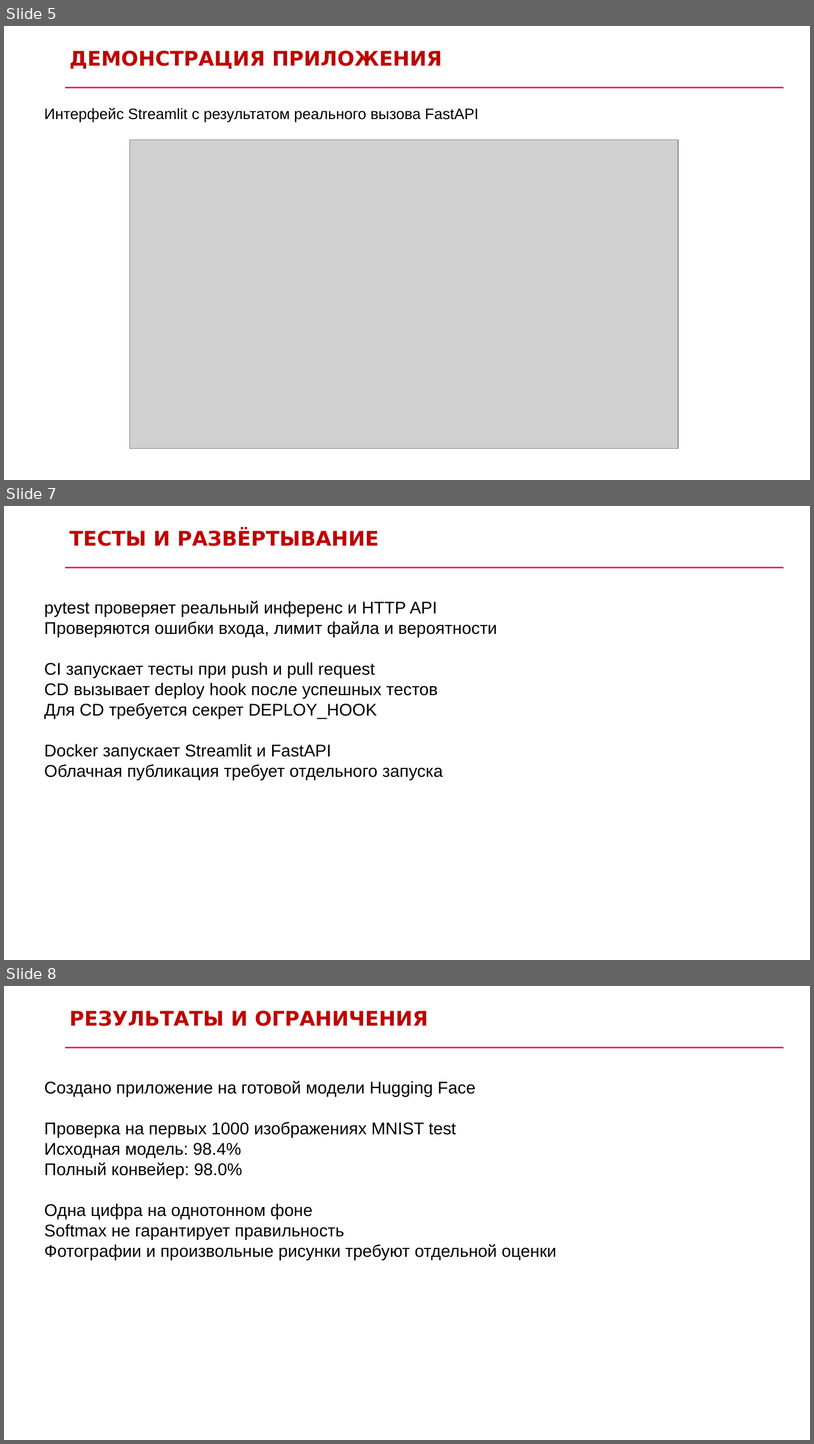
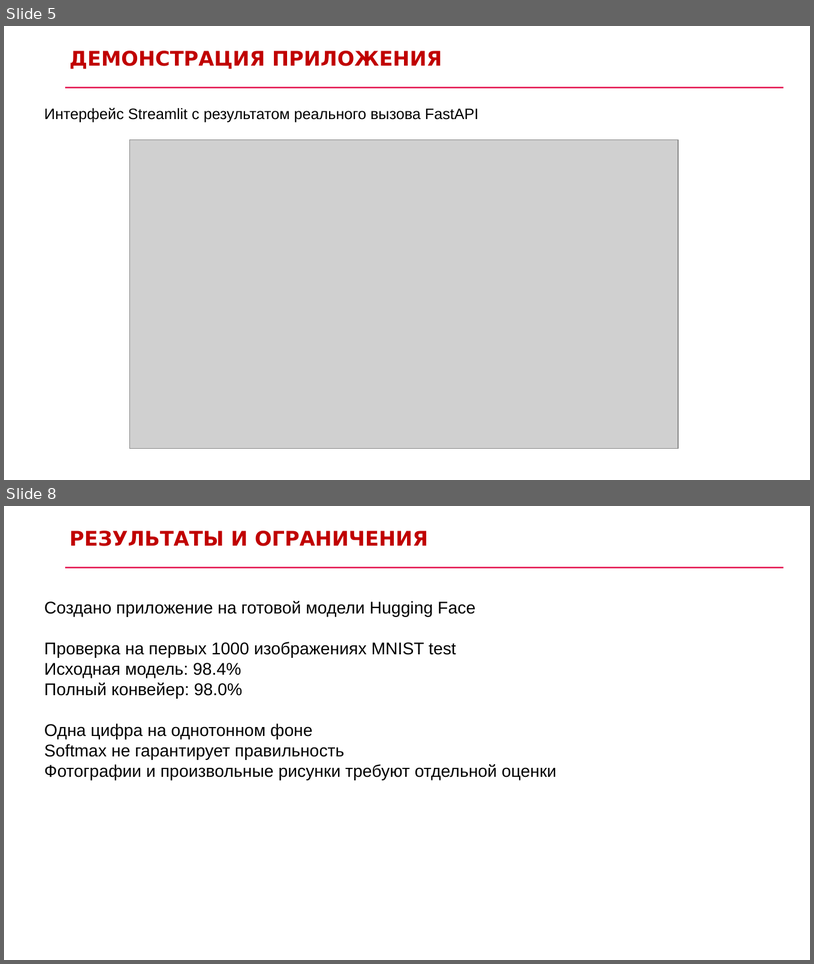
Before and after one commit to PoM1nkey/digitlab, a slide deck: deliverables/DigitLab-presentation.pptx. Shown one above the other, each under a label of ours: slides 5, 7 and 8 before the commit, slides 5 and 8 after it; the slides between them are not shown. The pictures are 814x1444 and 814x964 pixels, drawn with LibreOffice and Linux fonts; fonts in the diff are those of the drawing; grey boxes stand for pictures. Boxes give left, top, right and bottom in pixels: in the first picture for what was removed or moved away, otherwise in the second. Text is boxed around its words. In the diff, an @@ line names an element or a change of style, - is before the commit and + after.

```diff
--- a/deliverables/DigitLab-presentation.pptx
+++ b/deliverables/DigitLab-presentation.pptx
@@ slide 7 removed at (x1=4, y1=506, x2=810, y2=960), background #FFFFFF @@
@@ text removed at (x1=69, y1=529, x2=379, y2=546) @@
-ТЕСТЫ И РАЗВЁРТЫВАНИЕ
@@ rectangle removed at (x1=65, y1=567, x2=784, y2=568) @@
@@ text removed at (x1=44, y1=601, x2=497, y2=780) @@
-pytest проверяет реальный инференс и HTTP API
-Проверяются ошибки входа, лимит файла и вероятности
-CI запускает тесты при push и pull request
-CD вызывает deploy hook после успешных тестов
-Для CD требуется секрет DEPLOY_HOOK
-Docker запускает Streamlit и FastAPI
-Облачная публикация требует отдельного запуска
```
Also in this commit, not shown: 1 slide changed, 1 slide added, 1 other file.
